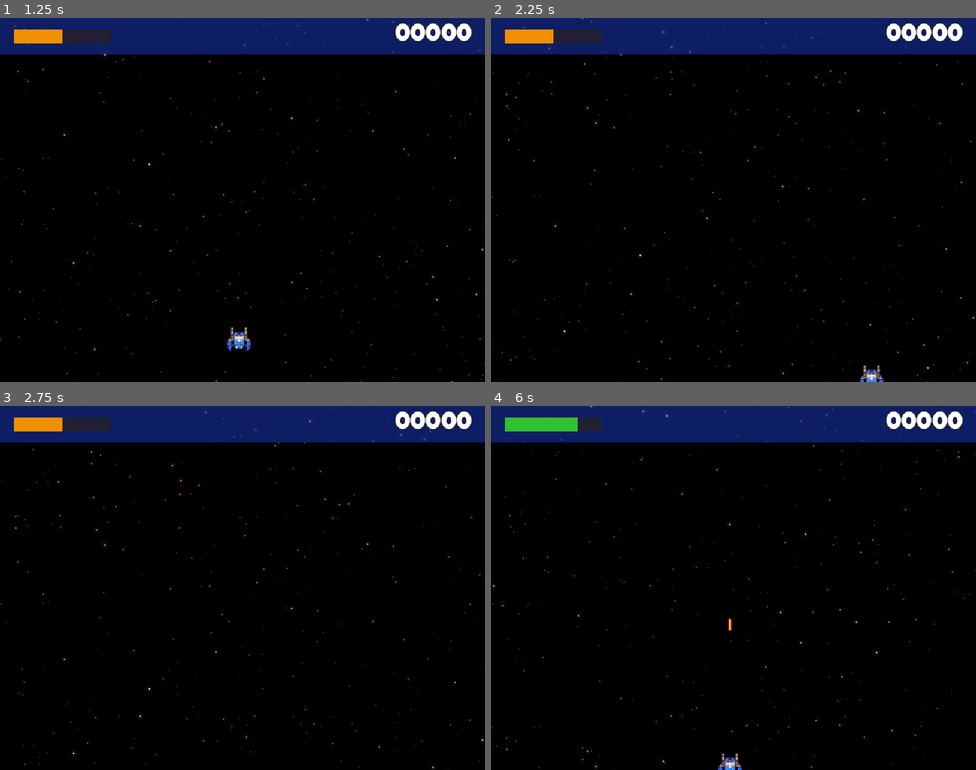
Above: before the commit, frames 1-4 (two rows, left to right).
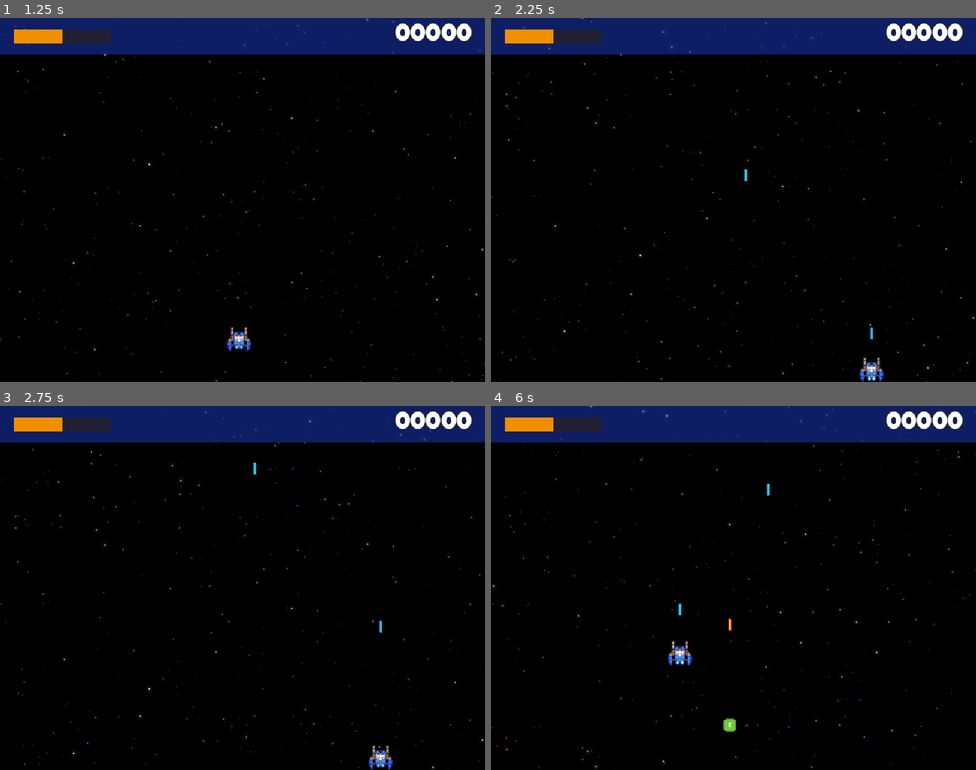
Above: after the commit, the same moments.

Repository: KaNywTipm/Final_Project_SpaceAce
Game: Godot game, scene res://Scenes/Main/Main.tscn
The game is run twice, just before and just after one commit, with the same random seed, the same clock (stepped at 60 frames per second) and the same inputs.
Inputs:
- Up to frame 1 (1.25 s): click "Play" at 0.5 s
- Up to frame 2 (2.25 s): hold D (right) 1.28-2.03 s; tap Space (shoot) at 1.35, 2.1 s; hold S (down) from 2.03 s (still down)
- Up to frame 3 (2.75 s): keep holding S (down)
- Up to frame 4 (6 s): release S (down) at 2.78 s; hold D (right) 2.78-3.53 s; tap T (test) at 2.85, 5.1 s; tap Space (shoot) at 3.05, 3.6, 4.35, 5.3, 5.85 s; hold W (up) 3.53-4.28 s; hold A (left) 4.28-5.78 s; hold S (down) from 5.78 s (still down)

Frame 1 is identical in both runs. In frame 2, 0.3% of the frame differs, in the area x 52-81%, y 41-100%; in frame 3, 0.3%; in frame 4, 1.1%, in the area x 2-58%, y 3-100%.

Commit message:
Player Shoots

Diff:
--- a/Scenes/Player/Player.gd
+++ b/Scenes/Player/Player.gd
@@ -5,10 +5,13 @@
 
 
 const GROUP_NAME: String = "Player"
+const MARGIN: float = 16.0
 
 
 @export var health_boost: int = 25
 @export var speed: float = 250.0
+@export var bullet_speed: float = 250.0
+@export var bullet_direction: Vector2 = Vector2.UP
 
 
 @onready var sprite_2d: Sprite2D = $Sprite2D
@@ -16,9 +19,19 @@
 @onready var animation_player: AnimationPlayer = $AnimationPlayer
 
 
+var _upper_left: Vector2
+var _lower_right: Vector2
+
+
 # Called when the node enters the scene tree for the first time.
 func _ready() -> void:
-	pass
+	set_limits()
+
+
+func set_limits() -> void:
+	var vp: Rect2 = get_viewport_rect()
+	_lower_right = Vector2(vp.end.x - MARGIN, vp.end.y - MARGIN)
+	_upper_left = Vector2(MARGIN, MARGIN)
 
 
 func _enter_tree() -> void:
@@ -29,6 +42,18 @@
 func _process(delta: float) -> void:
 	var input = get_input()
 	global_position += input * delta * speed
+	global_position = global_position.clamp(_upper_left,_lower_right)
+
+	if Input.is_action_just_pressed("shoot") == true:
+		shoot()
+
+
+func shoot() -> void:
+	SignalHub.emit_on_create_bullet(
+		global_position,
+		bullet_direction,
+		bullet_speed,
+		BulletBase.BulletType.Player)
 
 
 func get_input() -> Vector2:
